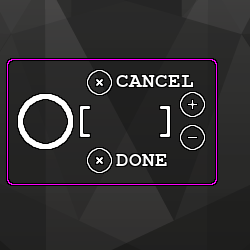
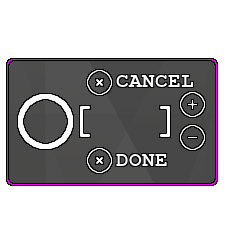
Layer changes from the first (250, 250) image to the second:
renamed "graphite_pattern.png" to "graphite_pattern.png copy", opacity 100% → 75%, blend soft light → normal, painted on it, masked it over [0, 0, 250, 250]